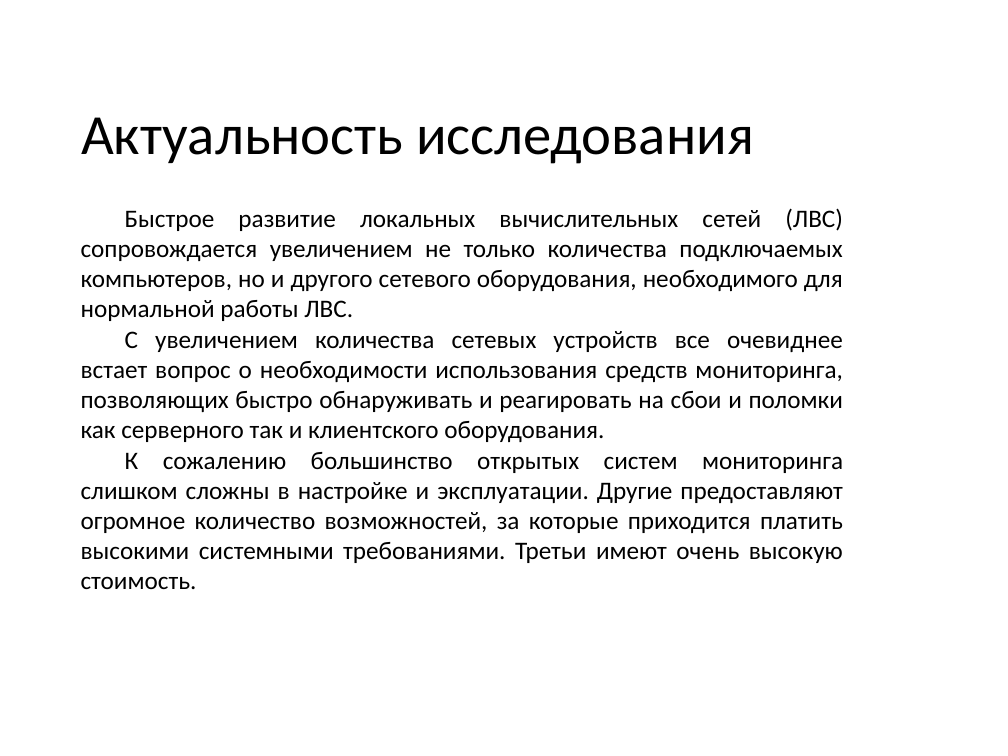
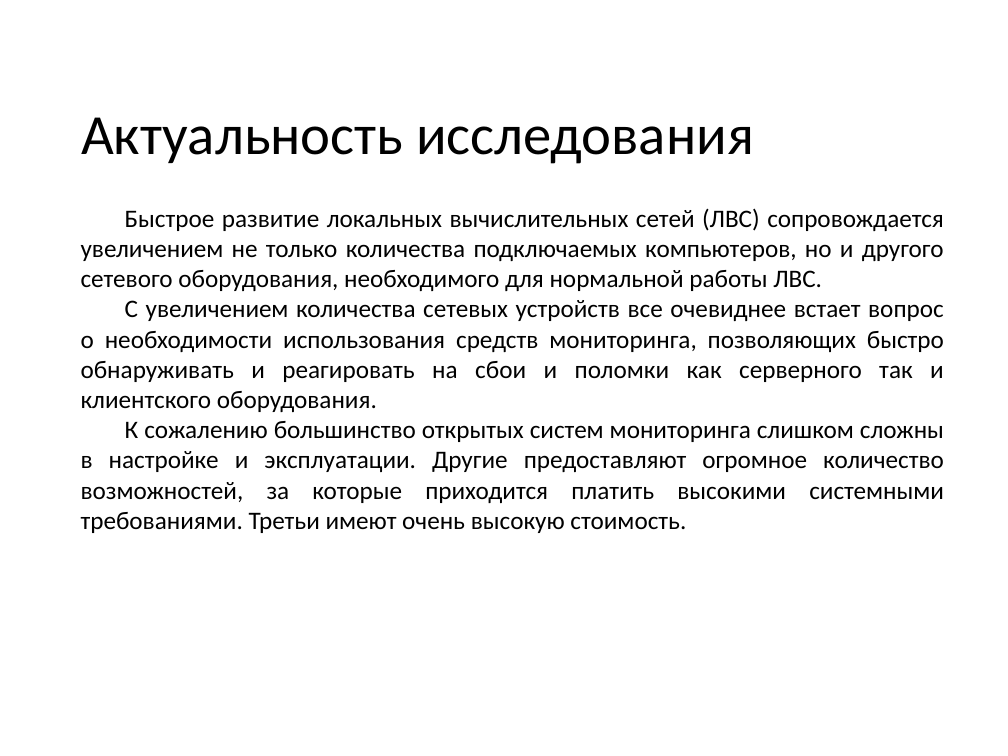
Before and after one commit to denis6705/diplom, a slide deck: slide 2 of Презентация.pptx. Drawn at 1008x756 pixels with LibreOffice and Linux fonts; fonts in the diff are those of the drawing. Boxes give left, top, right and bottom in pixels: in the first picture for what was removed or moved away, otherwise in the second. Text is boxed around its words. In the diff, an @@ line names an element or a change of style, - is before the commit and + after.

```diff
--- a/Презентация.pptx
+++ b/Презентация.pptx
@@ text "Быстрое развитие локальных вычислительных сетей ..." rewrapped from [81, 208, 843, 589] to [81, 208, 944, 533] @@
```
Also in this commit, not shown: 5 other slides changed, 6 slides added, 1 slide removed, 4 other files.
